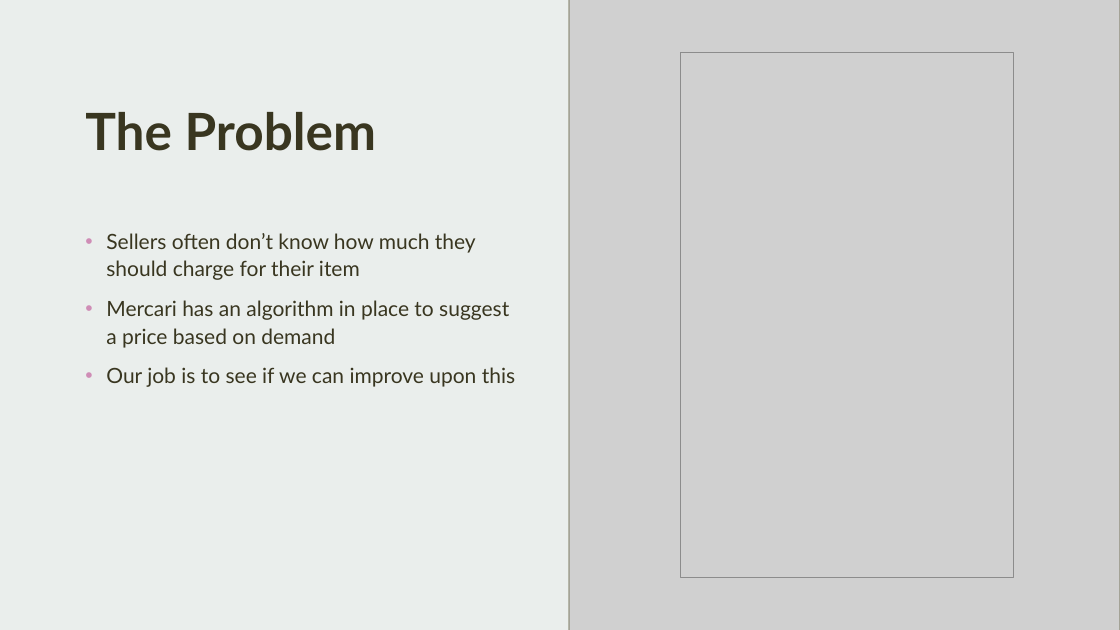
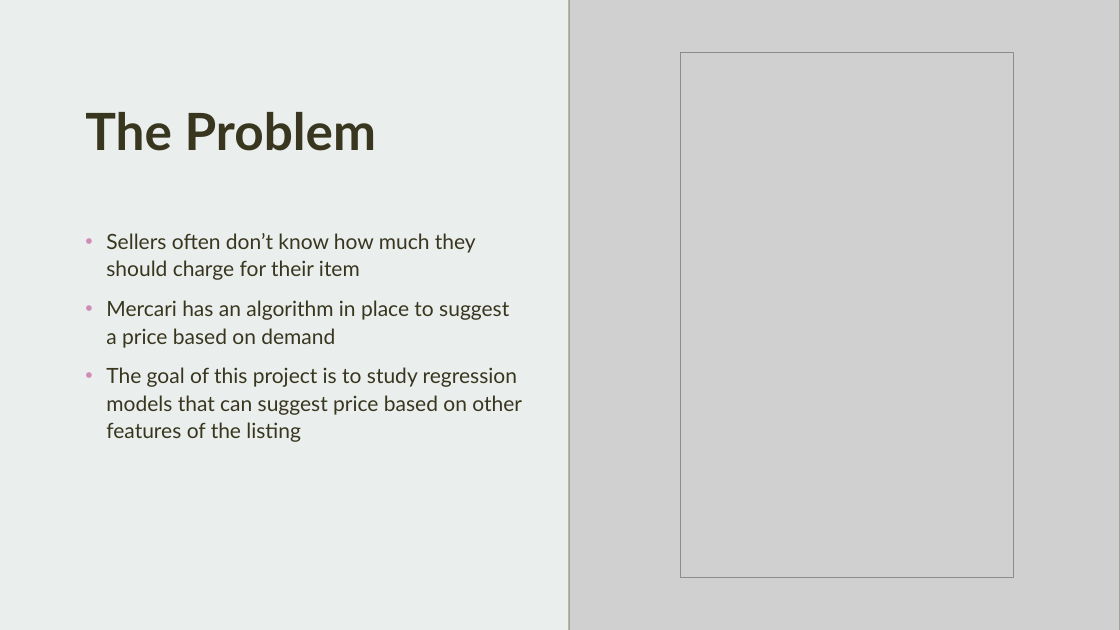
Before and after one commit to CroissantAhhh/GuidedCapstone2, a slide deck: slide 3 of CP2SlideDeck.pptx. Drawn at 1120x630 pixels with LibreOffice and Linux fonts; fonts in the diff are those of the drawing; grey boxes stand for pictures; background and template pictures are left out. Boxes give left, top, right and bottom in pixels: in the first picture for what was removed or moved away, otherwise in the second. Text is boxed around its words. In the diff, an @@ line names an element or a change of style, - is before the commit and + after.

```diff
--- a/CP2SlideDeck.pptx
+++ b/CP2SlideDeck.pptx
@@ text at [106,367,522,442]: text changed @@
-• Our job is to see if we can improve upon this
+• The goal of this project is to study regression models that can suggest price based on other features of the listing
```
Also in this commit, not shown: 6 other slides changed, 2 slides added, 1 slide removed, 8 other files.
